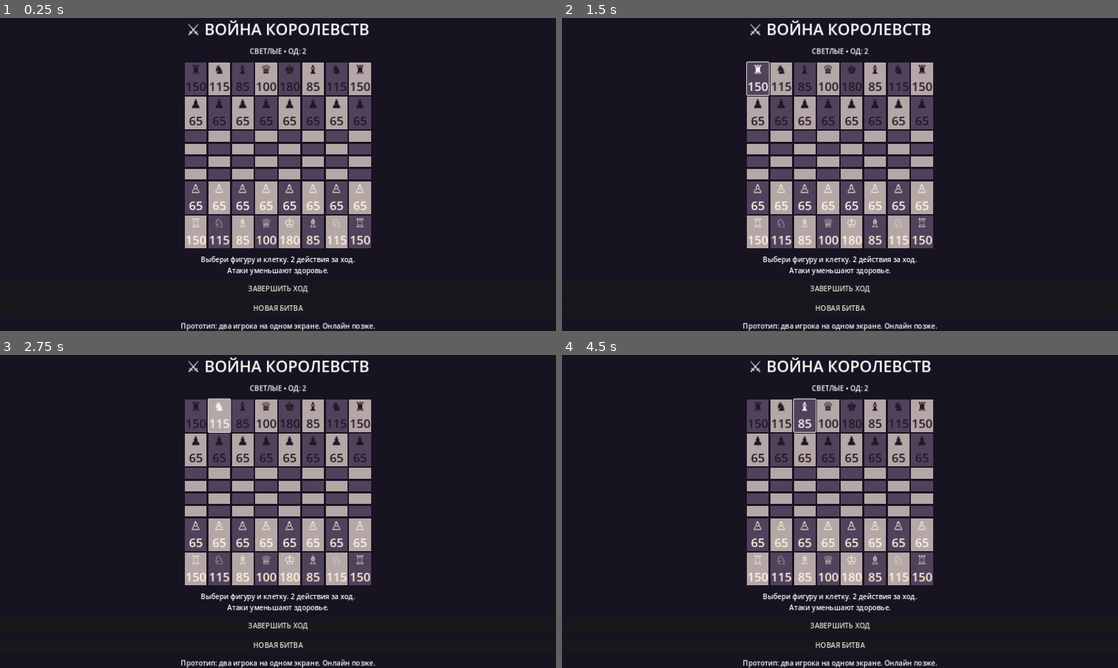
Above: before the commit, frames 1-4 (two rows, left to right).
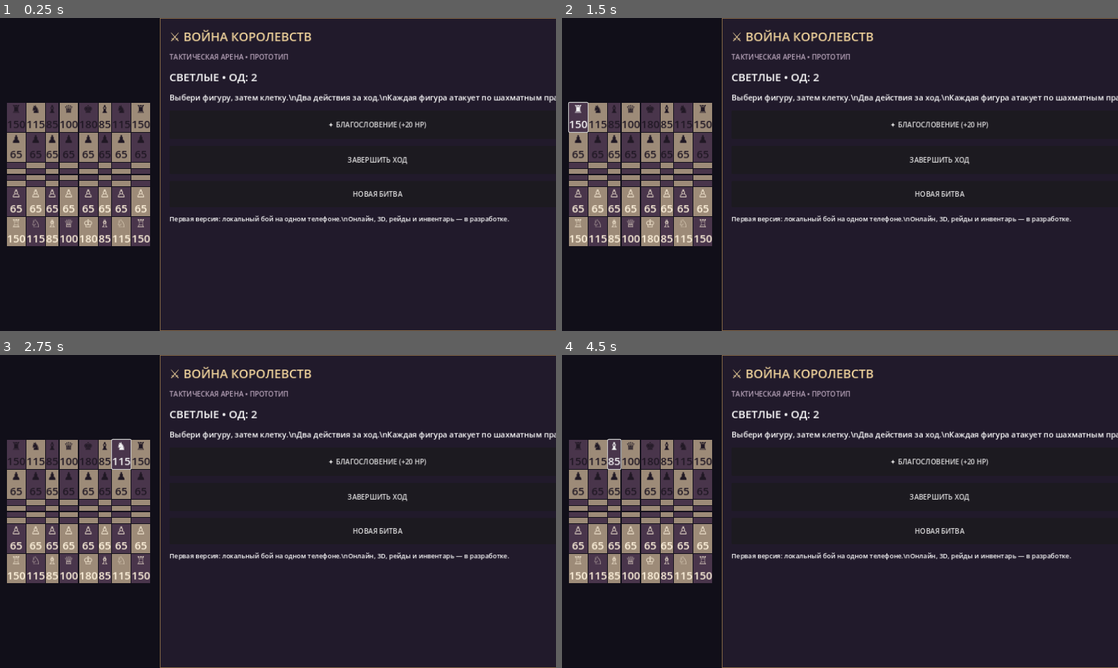
Above: after the commit, the same moments.

Repository: sitepushlic/kingdom-chess
Game: Godot game, scene res://scenes/main.tscn
Same seed, same stepped clock (60 frames per second), same inputs: the game is played once before the commit and once after it.
Inputs:
- Up to frame 1 (0.25 s): no input
- Up to frame 2 (1.5 s): click "♜ 150" at 0.5 s; click "♜ 150" at 1.25 s
- Up to frame 3 (2.75 s): click "♞ 115" at 2 s
- Up to frame 4 (4.5 s): click "♞ 115" at 2.75 s; click "♝ 85" at 3.5 s; click "♝ 85" at 4.25 s

The runs differ from the first frame. In frame 1, 31% of the frame differs, in the area x 1-100%, y 0-100%; in frame 2, 31%; in frame 3, 31%; in frame 4, 31%.

Commit message:
Rebuild landscape battle UI with dark fantasy sidebar and healing ability

Diff:
--- a/scripts/main.gd
+++ b/scripts/main.gd
@@ -11,31 +11,34 @@
 var ap := 2
 var acted: Array = []
 var winner := ""
+var heal_used := false
 var status: Label
 
 func _ready() -> void:
 	var bg := ColorRect.new()
-	bg.color = Color("#171321")
+	bg.color = Color("#110f19")
 	bg.set_anchors_and_offsets_preset(Control.PRESET_FULL_RECT)
 	add_child(bg)
-	var ui := VBoxContainer.new()
-	ui.set_anchors_and_offsets_preset(Control.PRESET_FULL_RECT)
-	ui.add_theme_constant_override("separation", 14)
-	add_child(ui)
-	var heading := Label.new()
-	heading.text = "⚔ ВОЙНА КОРОЛЕВСТВ"
-	heading.horizontal_alignment = HORIZONTAL_ALIGNMENT_CENTER
-	heading.add_theme_font_size_override("font_size", 36)
-	ui.add_child(heading)
-	status = Label.new()
-	status.horizontal_alignment = HORIZONTAL_ALIGNMENT_CENTER
-	ui.add_child(status)
+	var layout := HBoxContainer.new()
+	layout.set_anchors_and_offsets_preset(Control.PRESET_FULL_RECT)
+	layout.add_theme_constant_override("separation", 22)
+	add_child(layout)
+	var board_frame := MarginContainer.new()
+	board_frame.size_flags_horizontal = Control.SIZE_EXPAND_FILL
+	board_frame.size_flags_vertical = Control.SIZE_EXPAND_FILL
+	board_frame.add_theme_constant_override("margin_left", 16)
+	board_frame.add_theme_constant_override("margin_top", 12)
+	board_frame.add_theme_constant_override("margin_bottom", 12)
+	layout.add_child(board_frame)
 	var square := AspectRatioContainer.new()
 	square.ratio = 1.0
+	square.size_flags_horizontal = Control.SIZE_EXPAND_FILL
 	square.size_flags_vertical = Control.SIZE_EXPAND_FILL
-	ui.add_child(square)
+	board_frame.add_child(square)
 	var grid := GridContainer.new()
 	grid.columns = 8
+	grid.add_theme_constant_override("h_separation", 2)
+	grid.add_theme_constant_override("v_separation", 2)
 	grid.size_flags_horizontal = Control.SIZE_EXPAND_FILL
 	grid.size_flags_vertical = Control.SIZE_EXPAND_FILL
 	square.add_child(grid)
@@ -43,26 +46,58 @@
 		var b := Button.new()
 		b.size_flags_horizontal = Control.SIZE_EXPAND_FILL
 		b.size_flags_vertical = Control.SIZE_EXPAND_FILL
-		b.add_theme_font_size_override("font_size", 28)
+		b.add_theme_font_size_override("font_size", 25)
 		b.pressed.connect(_tap.bind(i))
 		grid.add_child(b)
 		buttons.append(b)
-	var help := Label.new()
-	help.text = "Выбери фигуру и клетку. 2 действия за ход.\nАтаки уменьшают здоровье."
-	help.horizontal_alignment = HORIZONTAL_ALIGNMENT_CENTER
-	ui.add_child(help)
+	var sidebar := PanelContainer.new()
+	sidebar.custom_minimum_size = Vector2(420, 0)
+	sidebar.size_flags_horizontal = Control.SIZE_EXPAND_FILL
+	layout.add_child(sidebar)
+	var panel_style := StyleBoxFlat.new()
+	panel_style.bg_color = Color("#211a2b")
+	panel_style.border_color = Color("#866947")
+	panel_style.set_border_width_all(2)
+	panel_style.set_content_margin_all(22)
+	sidebar.add_theme_stylebox_override("panel", panel_style)
+	var ui := VBoxContainer.new()
+	ui.add_theme_constant_override("separation", 16)
+	sidebar.add_child(ui)
+	var heading := Label.new()
+	heading.text = "⚔ ВОЙНА КОРОЛЕВСТВ"
+	heading.add_theme_font_size_override("font_size", 28)
+	heading.add_theme_color_override("font_color", Color("#f1d49c"))
+	ui.add_child(heading)
+	var subtitle := Label.new()
+	subtitle.text = "ТАКТИЧЕСКАЯ АРЕНА • ПРОТОТИП"
+	subtitle.add_theme_font_size_override("font_size", 16)
+	subtitle.add_theme_color_override("font_color", Color("#b8a4ba"))
+	ui.add_child(subtitle)
+	status = Label.new()
+	status.add_theme_font_size_override("font_size", 25)
+	ui.add_child(status)
+	var guide := Label.new()
+	guide.text = "Выбери фигуру, затем клетку.\\nДва действия за ход.\\nКаждая фигура атакует по шахматным правилам."
+	guide.add_theme_font_size_override("font_size", 18)
+	ui.add_child(guide)
+	var skill := Button.new()
+	skill.text = "✦ БЛАГОСЛОВЕНИЕ (+20 HP)"
+	skill.custom_minimum_size.y = 65
+	skill.pressed.connect(_heal_selected)
+	ui.add_child(skill)
 	var end := Button.new()
 	end.text = "ЗАВЕРШИТЬ ХОД"
+	end.custom_minimum_size.y = 65
 	end.pressed.connect(_end_turn)
 	ui.add_child(end)
 	var restart := Button.new()
 	restart.text = "НОВАЯ БИТВА"
+	restart.custom_minimum_size.y = 60
 	restart.pressed.connect(_reset)
 	ui.add_child(restart)
 	var note := Label.new()
-	note.text = "Прототип: два игрока на одном экране. Онлайн позже."
-	note.horizontal_alignment = HORIZONTAL_ALIGNMENT_CENTER
-	note.add_theme_font_size_override("font_size", 16)
+	note.text = "Первая версия: локальный бой на одном телефоне.\\nОнлайн, 3D, рейды и инвентарь — в разработке."
+	note.add_theme_font_size_override("font_size", 15)
 	ui.add_child(note)
 	_reset()
 
@@ -83,6 +118,7 @@
 	selected = -1
 	winner = ""
 	acted.clear()
+	heal_used = false
 	_draw()
 
 func _team(p: String) -> int:
@@ -152,10 +188,26 @@
 	health[a] = 0
 	acted.append(b)
 
+func _heal_selected() -> void:
+	if winner != "" or heal_used or ap < 1 or selected < 0: return
+	if _team(pieces[selected]) != turn or acted.has(selected): return
+	var p: String = pieces[selected].to_upper()
+	if health[selected] >= HP[p]: return
+	health[selected] = mini(HP[p], health[selected] + 20)
+	acted.append(selected)
+	heal_used = true
+	selected = -1
+	ap -= 1
+	if ap <= 0:
+		_end_turn()
+	else:
+		_draw()
+
 func _end_turn() -> void:
 	if winner != "": return
 	turn = -turn
 	ap = 2
+	heal_used = false
 	acted.clear()
 	selected = -1
 	_draw()
@@ -168,7 +220,7 @@
 		b.text = GLYPHS.get(p,"") + ("\n"+str(health[i]) if p != "" else "")
 		var style := StyleBoxFlat.new()
 		var row: int = i / 8
-		style.bg_color = Color("#51425c") if (row+i%8)%2 == 0 else Color("#b5a7a7")
+		style.bg_color = Color("#49354b") if (row+i%8)%2 == 0 else Color("#9d8b78")
 		if selected == i: style.bg_color = Color("#d4a53c")
 		elif selected >= 0 and _legal(selected,i): style.bg_color = Color("#60845c")
 		b.add_theme_stylebox_override("normal",style)
